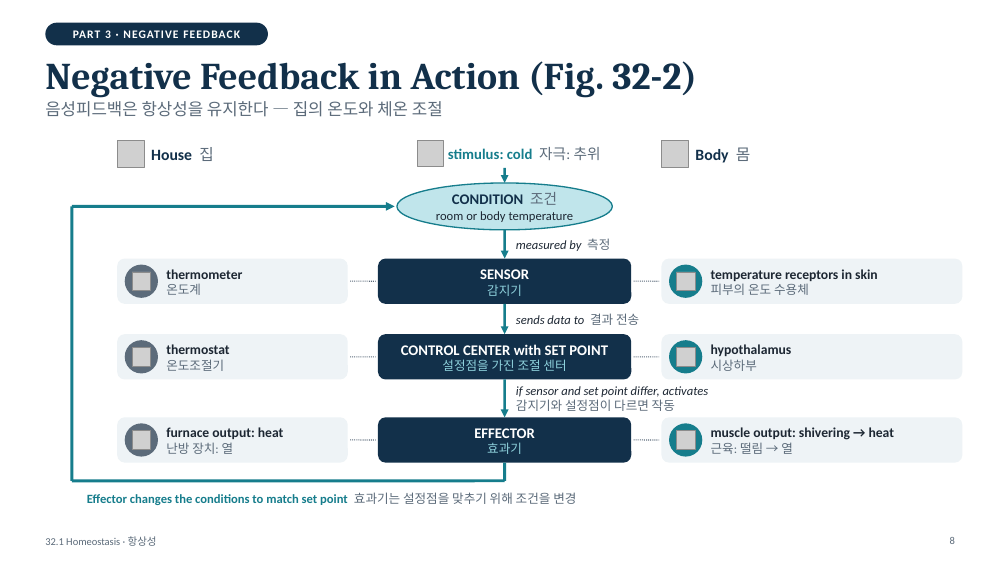
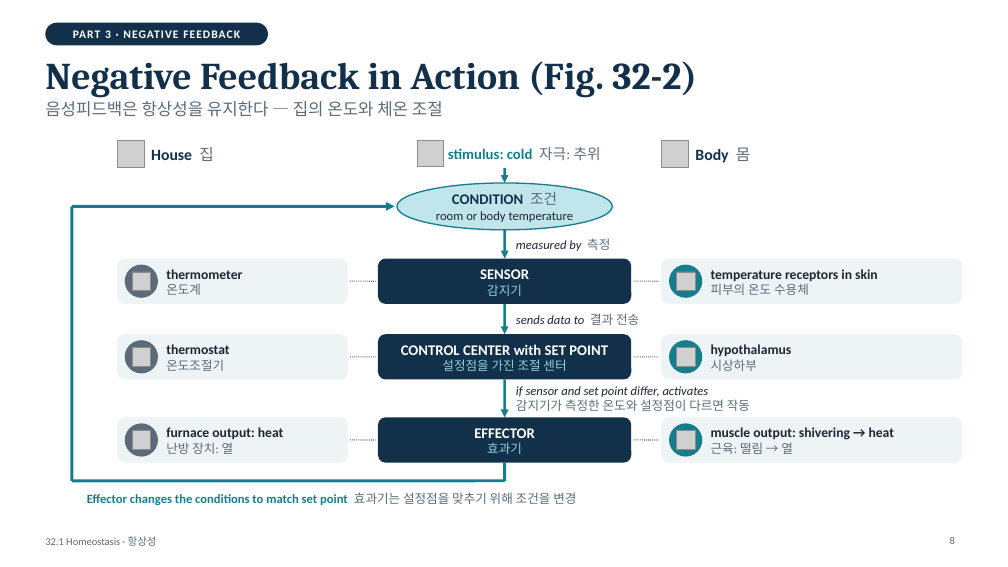
Before and after one commit to coula0908/biology, a slide deck: slide 8 of 32.1_homeostasis/32.1_Homeostasis_short.pptx. Drawn at 1008x567 pixels with LibreOffice and Linux fonts; fonts in the diff are those of the drawing; grey boxes stand for pictures. Boxes give left, top, right and bottom in pixels: in the first picture for what was removed or moved away, otherwise in the second. Text is boxed around its words. In the diff, an @@ line names an element or a change of style, - is before the commit and + after.

```diff
--- a/32.1_homeostasis/32.1_Homeostasis_short.pptx
+++ b/32.1_homeostasis/32.1_Homeostasis_short.pptx
@@ text at box(516, 399, 750, 411): text changed @@
-감지기와 설정점이 다르면 작동
+감지기가 측정한 온도와 설정점이 다르면 작동
```
Also in this commit, not shown: 7 other files.
